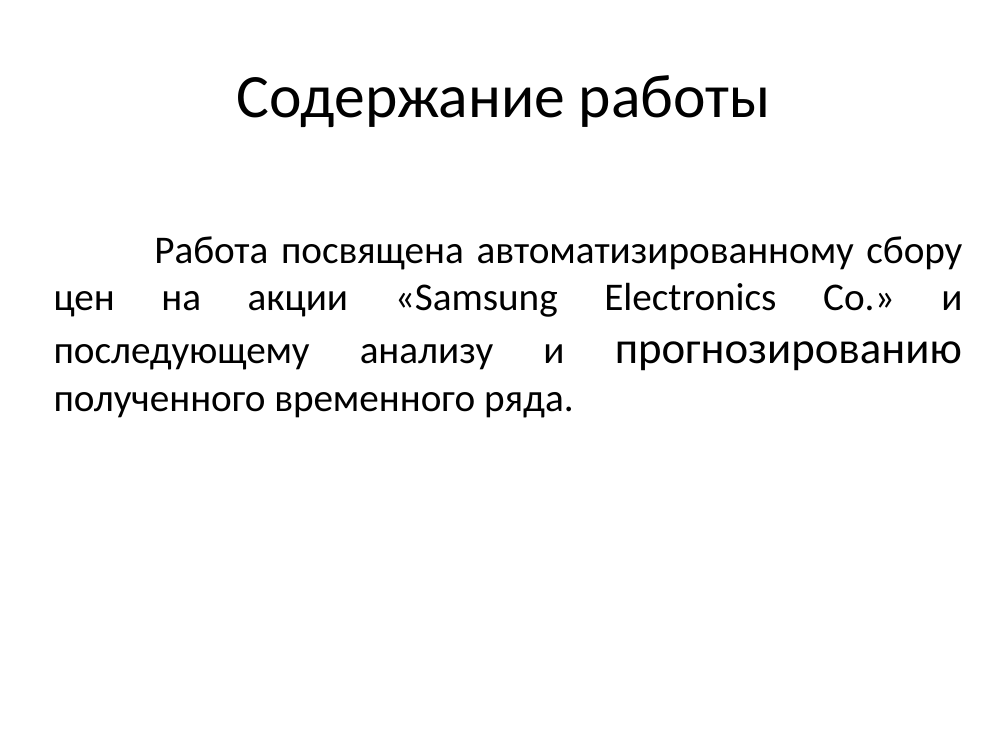
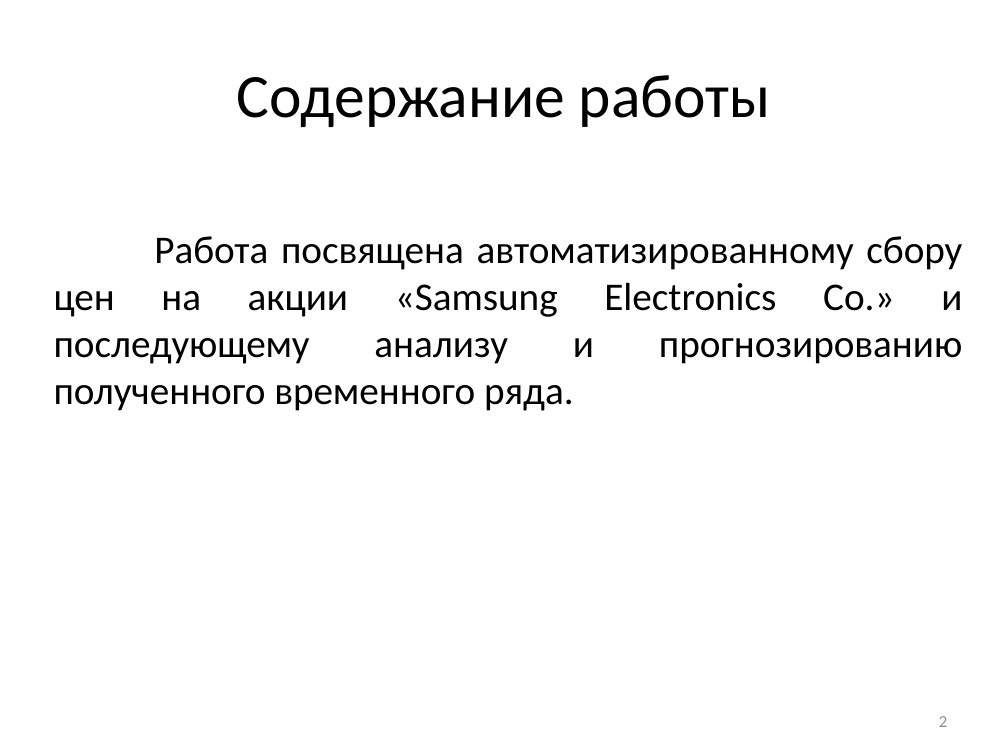
Before and after one commit to Leoprolder/diploma, a slide deck: slide 2 of Презентация.pptx. Drawn at 1008x756 pixels with LibreOffice and Linux fonts; fonts in the diff are those of the drawing. Boxes give left, top, right and bottom in pixels: in the first picture for what was removed or moved away, otherwise in the second. Text is boxed around its words. In the diff, an @@ line names an element or a change of style, - is before the commit and + after.

```diff
--- a/Презентация.pptx
+++ b/Презентация.pptx
@@ text "Работа посвящена автоматизированному сбору цен ..." at (54,236,962,411): size 32 to 28 pt in "прогнозированию" @@
@@ page number added at (939,716,947,727), 12 pt, text #8C8C8C @@
+2
```
Also in this commit, not shown: 11 other slides changed, 1 slide added, 3 slides removed, 1 other file.
